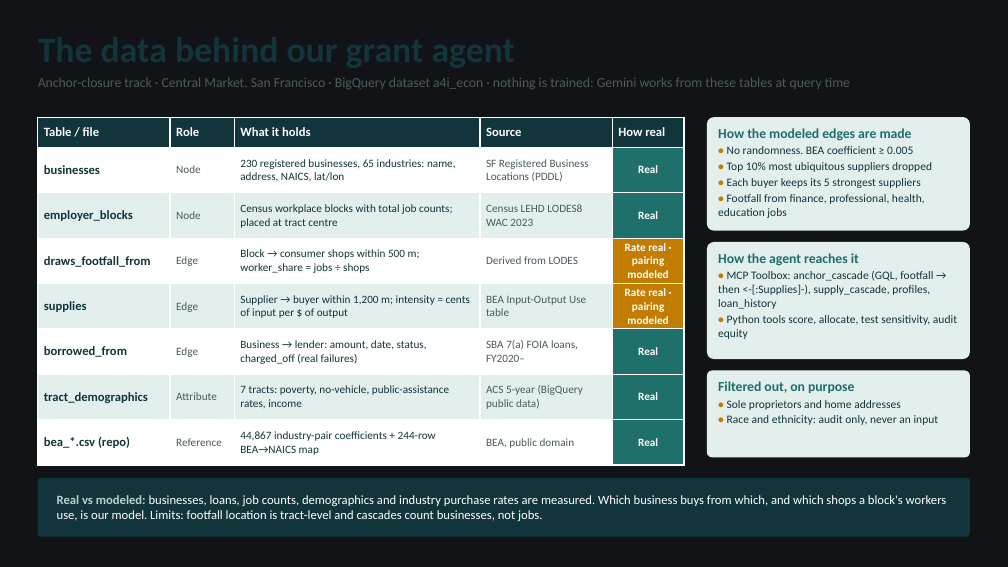
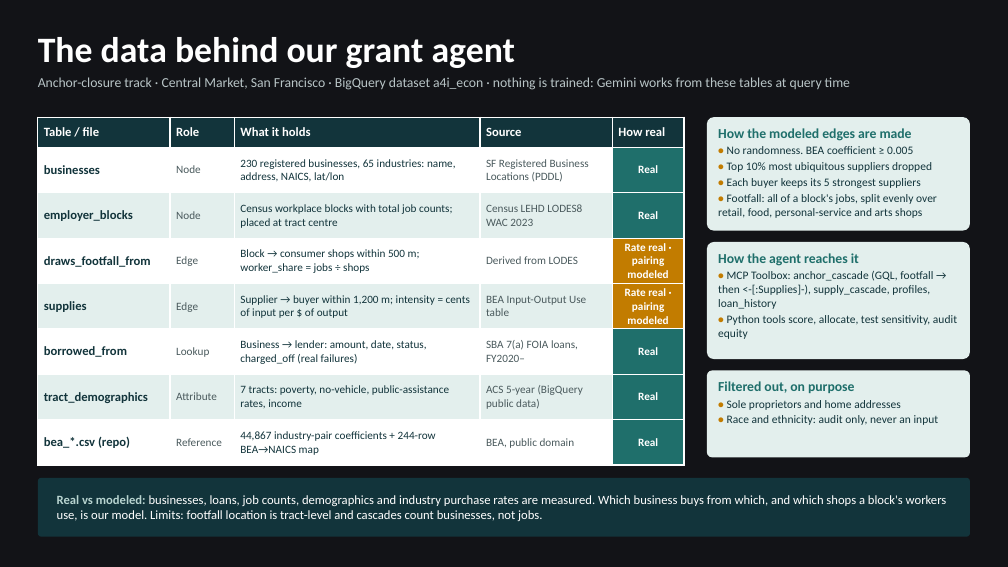
Before and after one commit to mastan30/ATL-13-MicroGrants, a slide deck: slide 5 of docs/ATL-13.pptx (slide 8 before the commit). Drawn at 1008x567 pixels with LibreOffice and Linux fonts; fonts in the diff are those of the drawing. Boxes give left, top, right and bottom in pixels: in the first picture for what was removed or moved away, otherwise in the second. Text is boxed around its words. In the diff, an @@ line names an element or a change of style, - is before the commit and + after.

Commit message:
updated ppt

```diff
--- a/docs/ATL-13.pptx
+++ b/docs/ATL-13.pptx
@@ text added at (38,37,515,68), 25.5 pt, text #FFFFFF, bold @@
+The data behind our grant agent
@@ text "Anchor-closure track · Central Market, ..." at (38,77,850,90): text colour #4A5A5D to #B8C4C6 @@
@@ table at (38,117,684,465) @@
-row 6, column 2: Edge
+row 6, column 2: Lookup
@@ text at (718,194,937,218): text changed @@
-• Footfall from finance, professional, health, education jobs
+• Footfall: all of a block's jobs, split evenly over retail, food, personal-service and arts shops
```
Also in this commit, not shown: 2 other slides changed, 1 slide added, 5 slides removed, 1 other file.
